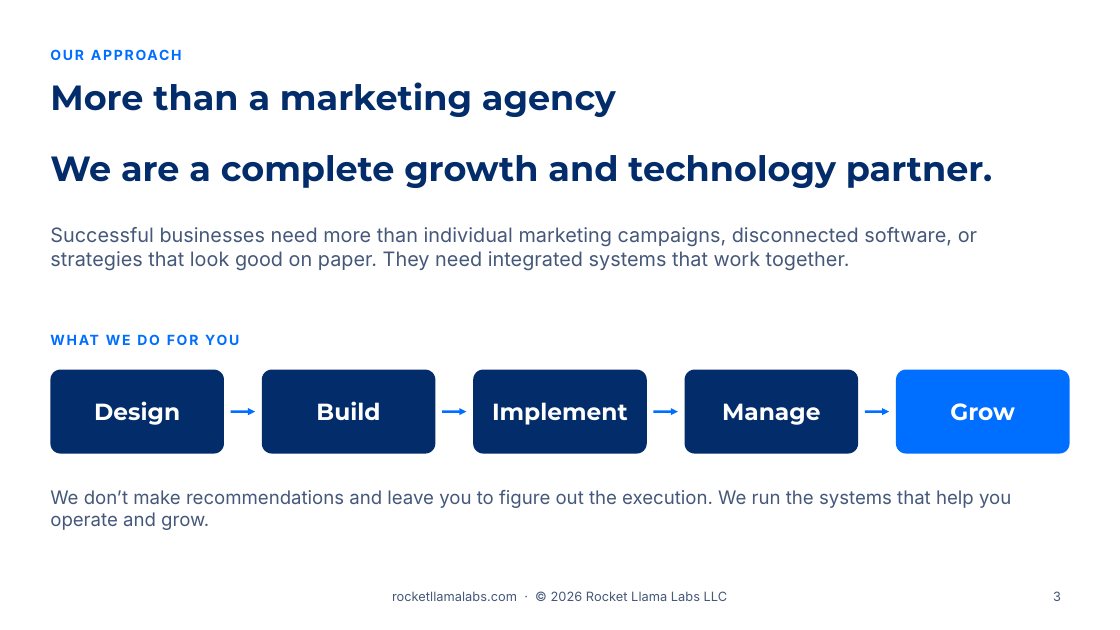
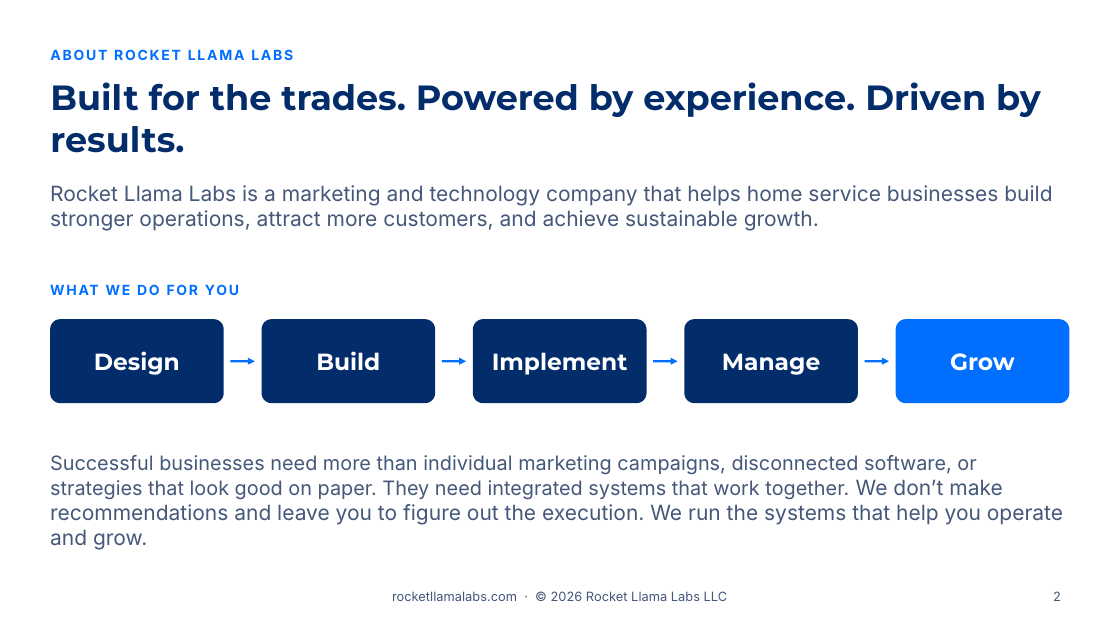
Before and after one commit to RocketLlamaLabs/rocketllama-website, a slide deck: slide 2 of public/slides/v1/rocket-llama-labs-sales-presentation-v1.pptx (slide 3 before the commit). Drawn at 1120x630 pixels with LibreOffice and Linux fonts; fonts in the diff are those of the drawing; background and template pictures are left out. Boxes give left, top, right and bottom in pixels: in the first picture for what was removed or moved away, otherwise in the second. Text is boxed around its words. In the diff, an @@ line names an element or a change of style, - is before the commit and + after.

```diff
--- a/public/slides/v1/rocket-llama-labs-sales-presentation-v1.pptx
+++ b/public/slides/v1/rocket-llama-labs-sales-presentation-v1.pptx
@@ text at [50, 49, 293, 60]: text changed @@
-OUR APPROACH
+ABOUT ROCKET LLAMA LABS
@@ title at [50, 82, 1041, 117]: text changed @@
-More than a marketing agency
+Built for the trades. Powered by experience. Driven by results.
@@ text removed at [50, 155, 992, 188] @@
-We are a complete growth and technology partner.
@@ text added at [50, 185, 1052, 231], 18 pt, text #45587A @@
+Rocket Llama Labs is a marketing and technology company that helps home service businesses build stronger operations, attract more customers, and achieve sustainable growth.
@@ text removed at [50, 227, 977, 271] @@
-Successful businesses need more than individual marketing campaigns, disconnected software, or strategies that look good on paper. They need integrated systems that work together.
@@ 5 rounded rectangles, 4 arrows, 1 text: place and size @@
-5 rounded rectangles, 4 arrows, 1 text at [50, 332, 1070, 454]
+5 rounded rectangles, 4 arrows, 1 text at [50, 281, 1070, 403]
@@ text at [50, 455, 1063, 525]: text changed; size 16 to 17 pt @@
-We don’t make recommendations and leave you to figure out the execution. We run the systems that help you operate and grow.
+Successful businesses need more than individual marketing campaigns, disconnected software, or strategies that look good on paper. They need integrated systems that work together. We don’t make recommendations and leave you to figure out the execution. We run the systems that help you operate and grow.
```
Also in this commit, not shown: 4 other slides changed, 1 slide added, 3 slides removed, 15 other files.
